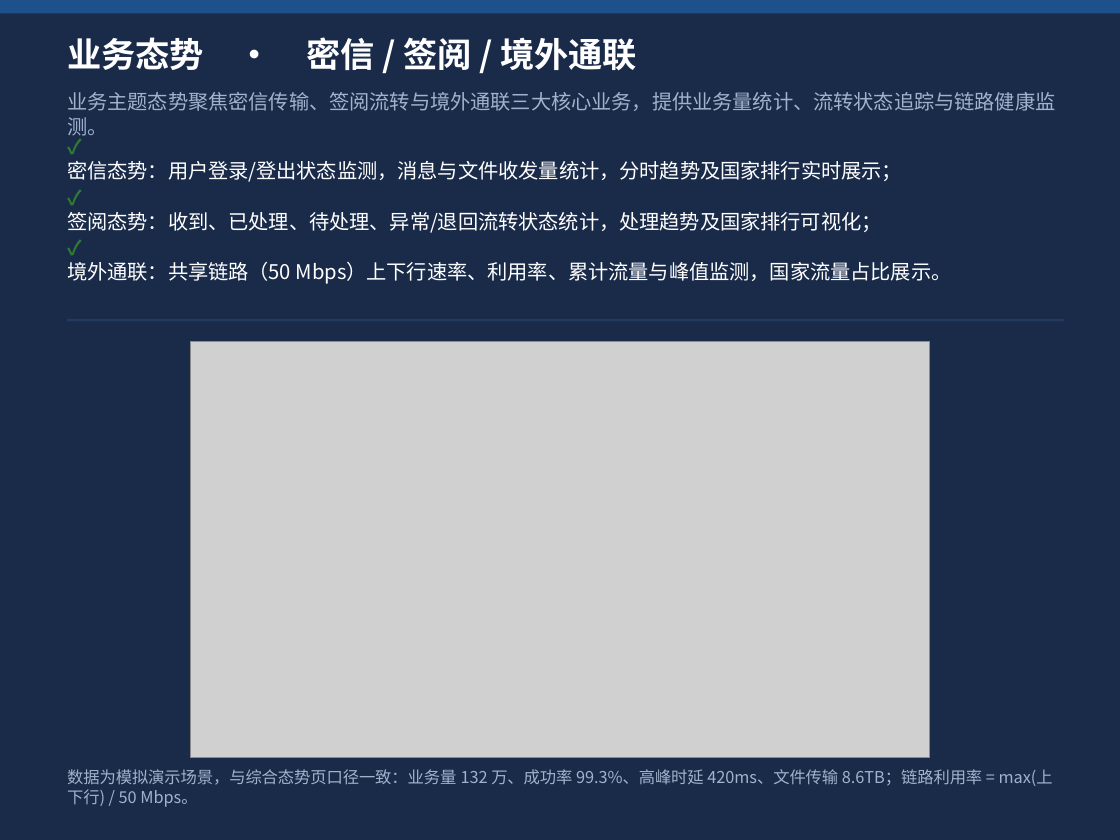
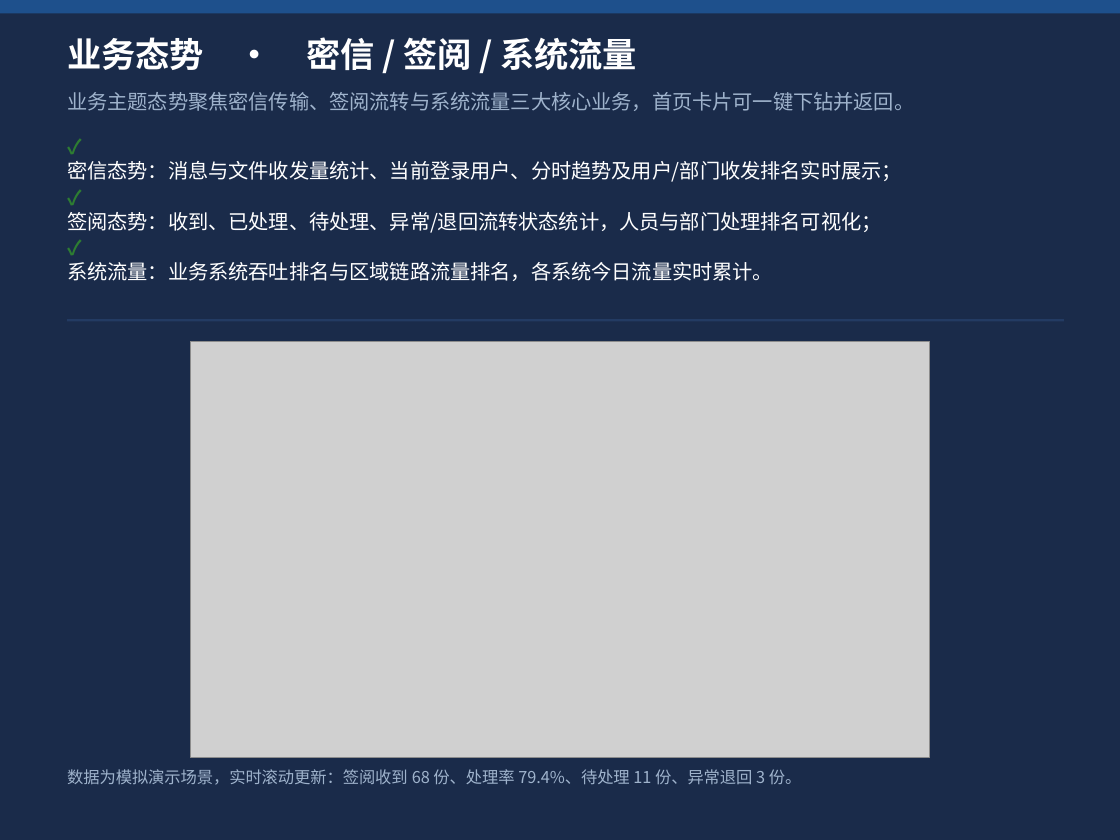
Before and after one commit to wzzwwbx/business-security-dashboard, a slide deck: slide 1 of docs/演示/业务态势.pptx. Drawn at 1120x840 pixels with LibreOffice and Linux fonts; fonts in the diff are those of the drawing; grey boxes stand for pictures. Boxes give left, top, right and bottom in pixels: in the first picture for what was removed or moved away, otherwise in the second. Text is boxed around its words. In the diff, an @@ line names an element or a change of style, - is before the commit and + after.

Commit message:
修正演示截图与 PPT：使用最新系统真实仪表盘及弹出/跳转交互截图
- 截图改为最新系统首页大盘 http://localhost:5173/overview（真实数据：
  在线率 65%、密信文件收发 82 份、六区域链路、业务系统流量、签阅处置 54/68、安全事件滚动）
- 新增交互态截图：人员详情抽屉弹出、线路安全智能分析 toast、线路拓扑面板弹出、
  业务专题下钻跳转（message/signing/traffic）、排名切换、返回综合态势
- 重建 docs/演示/业务安全态势系统.pptx（6 页：封面/综合态势总览/弹出交互/业务下钻/运维/终端）
- 刷新 docs/演示/业务态势.pptx 为最新业务页
- 同步更新 build_ppt.py 生成脚本

```diff
--- a/docs/演示/业务态势.pptx
+++ b/docs/演示/业务态势.pptx
@@ text at (67,37,637,70): text changed @@
-业务态势 · 密信 / 签阅 / 境外通联
+业务态势 · 密信 / 签阅 / 系统流量
@@ text at (67,92,914,111): text changed @@
-业务主题态势聚焦密信传输、签阅流转与境外通联三大核心业务，提供业务量统计、流转状态追踪与链路健康监测。
+业务主题态势聚焦密信传输、签阅流转与系统流量三大核心业务，首页卡片可一键下钻并返回。
@@ text at (67,161,902,182): text changed @@
-密信态势：用户登录/登出状态监测，消息与文件收发量统计，分时趋势及国家排行实时展示；
+密信态势：消息与文件收发量统计、当前登录用户、分时趋势及用户/部门收发排名实时展示；
@@ text at (67,212,882,233): text changed @@
-签阅态势：收到、已处理、待处理、异常/退回流转状态统计，处理趋势及国家排行可视化；
+签阅态势：收到、已处理、待处理、异常/退回流转状态统计，人员与部门处理排名可视化；
@@ text at (67,262,773,281): text changed @@
-境外通联：共享链路（50 Mbps）上下行速率、利用率、累计流量与峰值监测，国家流量占比展示。
+系统流量：业务系统吞吐排名与区域链路流量排名，各系统今日流量实时累计。
@@ text at (67,769,802,785): text changed @@
-数据为模拟演示场景，与综合态势页口径一致：业务量 132 万、成功率 99.3%、高峰时延 420ms、文件传输 8.6TB；链路利用率 = max(上下行) / 50 Mbps。
+数据为模拟演示场景，实时滚动更新：签阅收到 68 份、处理率 79.4%、待处理 11 份、异常退回 3 份。
```
Also in this commit, not shown: 20 other files.
